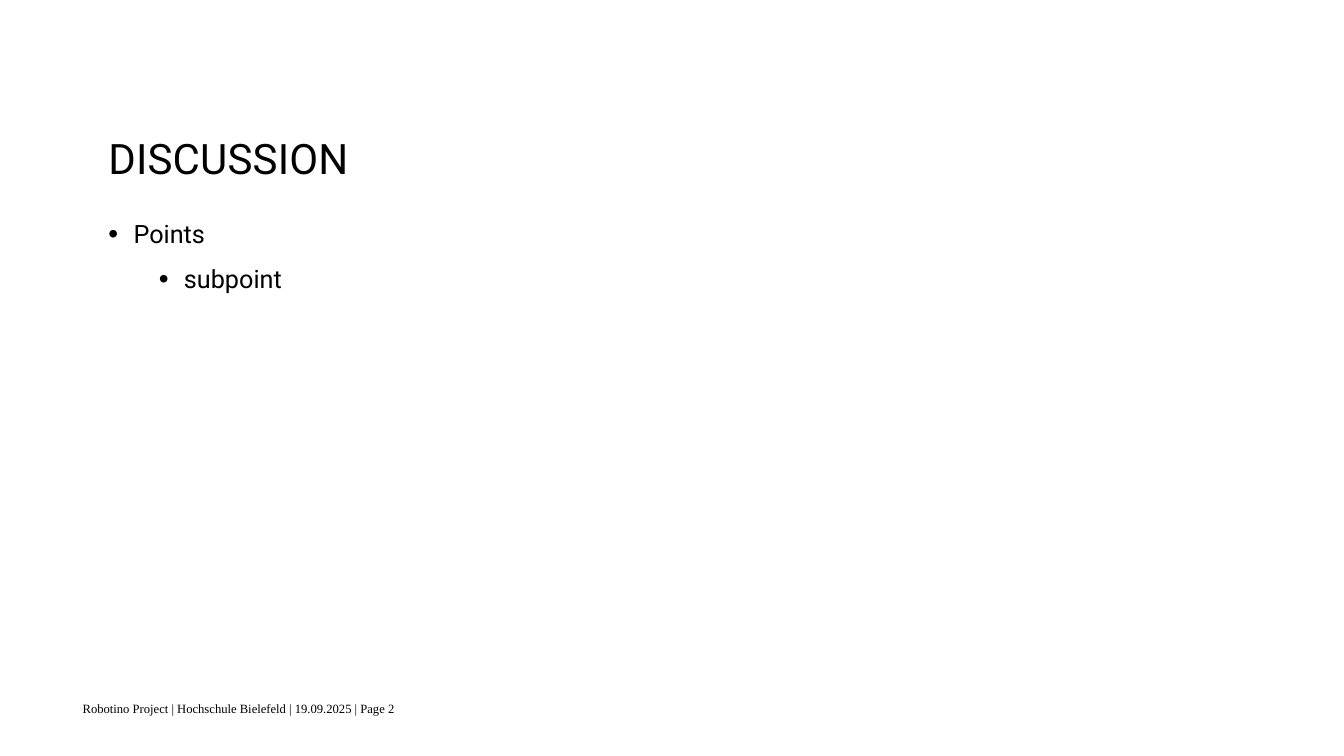
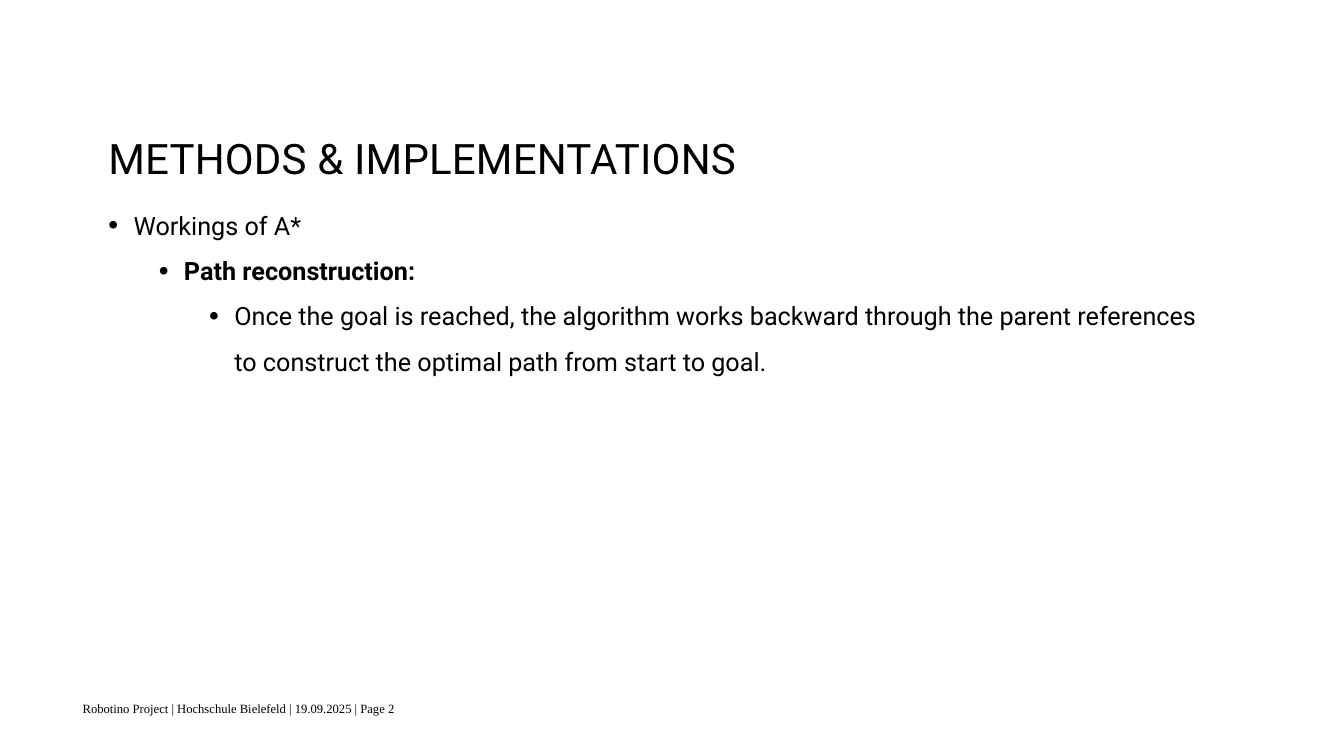
Before and after one commit to surajkarki66/robotino_project, a slide deck: slide 24 of docs/presentation.pptx (slide 32 before the commit). Drawn at 1344x756 pixels with LibreOffice and Linux fonts; fonts in the diff are those of the drawing; background and template pictures are left out. Boxes give left, top, right and bottom in pixels: in the first picture for what was removed or moved away, otherwise in the second. Text is boxed around its words. In the diff, an @@ line names an element or a change of style, - is before the commit and + after.

```diff
--- a/docs/presentation.pptx
+++ b/docs/presentation.pptx
@@ text at box(108, 143, 736, 175): text changed @@
-DISCUSSION
+METHODS & IMPLEMENTATIONS
@@ text at box(134, 216, 1196, 377): text changed @@
-• Points
-  • subpoint
+• Workings of A*
+  • Path reconstruction:
+    • Once the goal is reached, the algorithm works backward through the parent references to construct the optimal path from start to goal.
```
Also in this commit, not shown: 4 other slides changed, 3 slides added.
